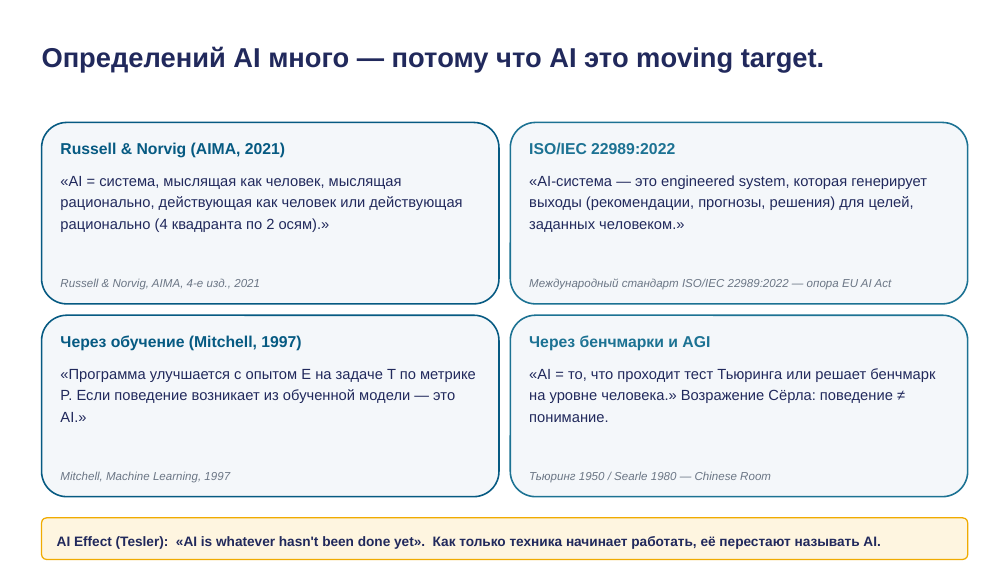
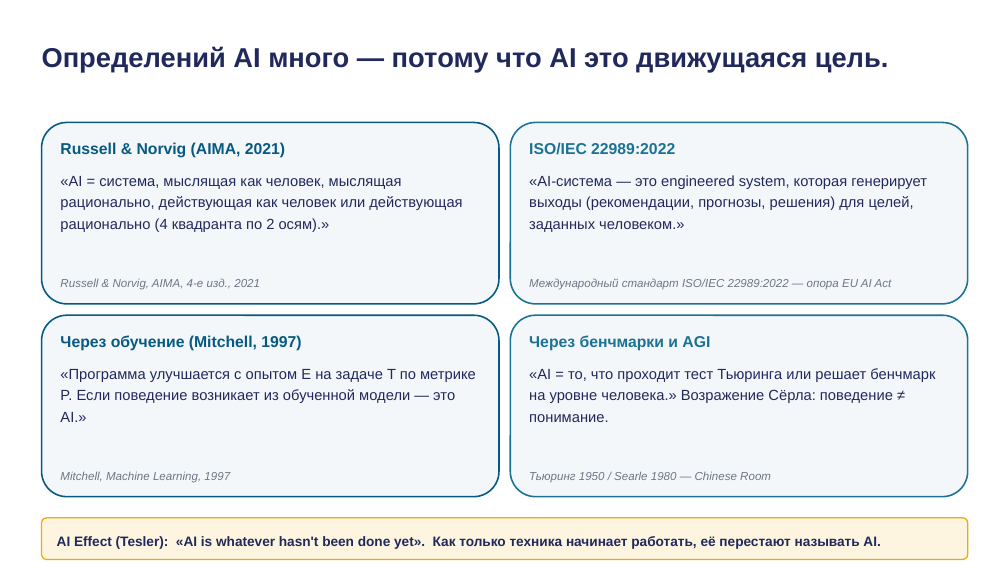
Before and after one commit to tellina-study/AI-usage-lessons, a slide deck: slide 7 of library/lectures/lec-01/rendered/lec-01.pptx. Drawn at 1008x567 pixels with LibreOffice and Linux fonts; fonts in the diff are those of the drawing. Boxes give left, top, right and bottom in pixels: in the first picture for what was removed or moved away, otherwise in the second. Text is boxed around its words. In the diff, an @@ line names an element or a change of style, - is before the commit and + after.

Commit message:
Lec-01: русифицировать 'moving target' → 'движущаяся цель' (owner-approved)
Cross-artifact fix: s06 slide + deck.yaml echo + speech.md (2 места) +
chapter.md §1.1 + build_lec01.py hardcoded title. Другое упоминание
"moving target" на s23 (про ARC-AGI бенчмарк) не тронуто — другой
смысловой контекст, вне scope. Цитаты внутри карточек s06 (ISO/IEC,
Tesler) оставлены как verbatim-атрибуция.

#153

```diff
--- a/library/lectures/lec-01/rendered/lec-01.pptx
+++ b/library/lectures/lec-01/rendered/lec-01.pptx
@@ text at [42, 46, 889, 72]: text changed @@
-Определений AI много — потому что AI это moving target.
+Определений AI много — потому что AI это движущаяся цель.
```
Also in this commit, not shown: 6 other files.
